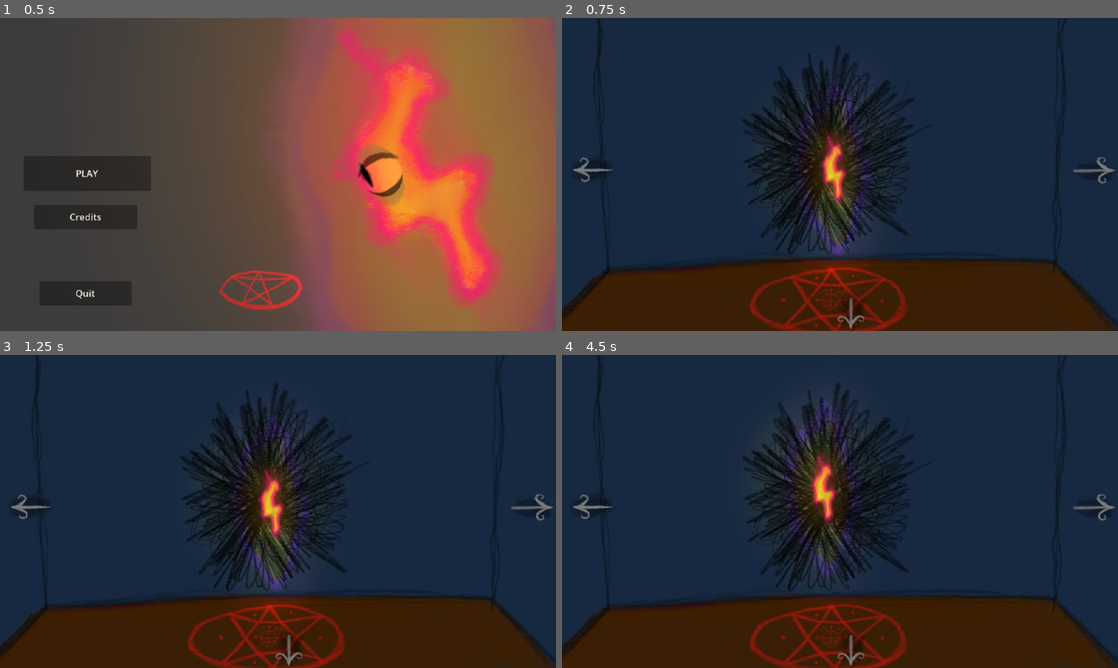
Above: before the commit, frames 1-4 (two rows, left to right).
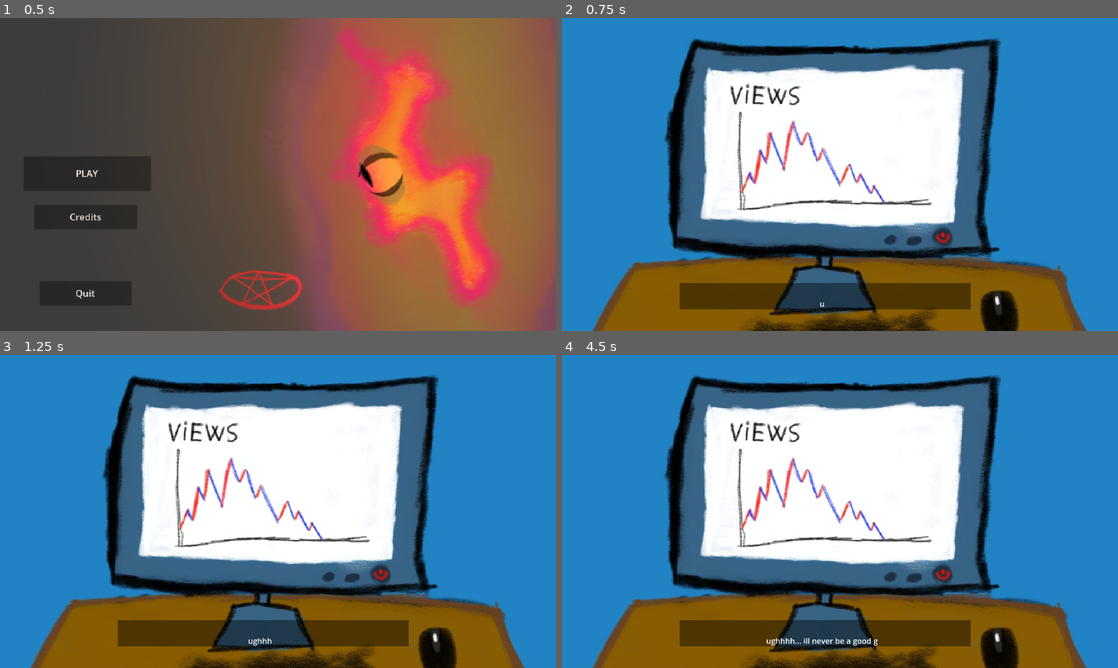
Above: after the commit, the same moments.

Repository: thorfinnking1/killing
Game: Godot game, scene res://scenes/mainMENU.tscn
Two runs of this game, one before a commit and one after it. Both use one fixed random seed, a clock stepped at 60 frames per second and the inputs below.
Inputs (mouse positions are in pixels of both pictures, inside the frame that each line leads up to):
- Up to frame 1 (0.5 s): no input
- Up to frame 2 (0.75 s): click "PLAY" at 0.5 s
- Up to frame 3 (1.25 s): no input
- Up to frame 4 (4.5 s): tap Enter (ui_accept) at 1.25, 1.52, 2.27, 3.77 s; move the mouse to (962, 495) at 1.27 s; hold Right (ui_right) 1.28-2.78 s; tap E (e) every 0.75 s from 1.35 to 4.35 s; move the mouse to (728, 527) at 2.02 s; move the mouse to (895, 442) at 2.77 s; hold Left (ui_left) 2.78-3.53 s; move the mouse to (812, 574) at 3.52 s; hold Right (ui_right) from 3.53 s (still down); move the mouse to (1006, 558) at 4.27 s

Frame 1 is identical in both runs. In frame 2, 95% of the frame differs, in the area x 0-100%, y 0-100%; in frame 3, 95%; in frame 4, 95%.

Commit message:
grrgrGR

Diff:
--- /dev/null
+++ b/be$r-game-idea/scenes/cutscene.tscn
@@ -0,0 +1,761 @@
+[gd_scene load_steps=17 format=3 uid="uid://dknk3i7shmbeq"]
+
+[ext_resource type="Script" uid="uid://b15x6708m5a7f" path="res://scripts/movescenebypress.gd" id="1_75brc"]
+[ext_resource type="Texture2D" uid="uid://emye0rhiyhig" path="res://sprites/back.jpg" id="1_d18fx"]
+[ext_resource type="Texture2D" uid="uid://i5kgj3lakod6" path="res://sprites/lightbulbbreak.jpg" id="1_fs8wb"]
+[ext_resource type="Texture2D" uid="uid://0gx1wixg6uov" path="res://sprites/light.png" id="2_bb0yx"]
+[ext_resource type="Texture2D" uid="uid://d28tmjmowudn4" path="res://sprites/knife.png" id="3_3ptll"]
+[ext_resource type="Texture2D" uid="uid://di3qh6qj357em" path="res://sprites/port2.png" id="3_75brc"]
+[ext_resource type="Texture2D" uid="uid://dmnsqkbnaivci" path="res://sprites/hhhhhand.png" id="4_d18fx"]
+[ext_resource type="Texture2D" uid="uid://vnms2a8rltb3" path="res://sprites/port1.png" id="4_v50sc"]
+[ext_resource type="Texture2D" uid="uid://c8t4d6mm8sgtr" path="res://sprites/viewscountbad.jpg" id="5_75brc"]
+
+[sub_resource type="LabelSettings" id="LabelSettings_v50sc"]
+font_size = 64
+
+[sub_resource type="Animation" id="Animation_v50sc"]
+resource_name = "new_animation"
+length = 18.0
+step = 0.0333
+tracks/0/type = "value"
+tracks/0/imported = false
+tracks/0/enabled = true
+tracks/0/path = NodePath("frame1:visible")
+tracks/0/interp = 1
+tracks/0/loop_wrap = true
+tracks/0/keys = {
+"times": PackedFloat32Array(0, 6.16667),
+"transitions": PackedFloat32Array(1, 1),
+"update": 1,
+"values": [true, false]
+}
+tracks/1/type = "value"
+tracks/1/imported = false
+tracks/1/enabled = true
+tracks/1/path = NodePath("frame1/ColorRect/Label:visible_ratio")
+tracks/1/interp = 1
+tracks/1/loop_wrap = true
+tracks/1/keys = {
+"times": PackedFloat32Array(0, 2.93333, 3.1, 3.16667, 3.73333, 4, 4.8, 5.13333, 5.7),
+"transitions": PackedFloat32Array(1, 1, 1, 1, 1, 1, 1, 1, 1),
+"update": 0,
+"values": [0.0, 1.0, 1.0, 0.0, 0.27, 0.27, 0.708, 0.708, 1.0]
+}
+tracks/2/type = "value"
+tracks/2/imported = false
+tracks/2/enabled = true
+tracks/2/path = NodePath("frame1/ColorRect/Label:text")
+tracks/2/interp = 1
+tracks/2/loop_wrap = true
+tracks/2/keys = {
+"times": PackedFloat32Array(0, 3.16667),
+"transitions": PackedFloat32Array(1, 1),
+"update": 1,
+"values": ["ughhhh... ill never be a good game dev...but...", "i could do something,its not the most ethical thing but...may be my only chance
+"]
+}
+tracks/3/type = "value"
+tracks/3/imported = false
+tracks/3/enabled = true
+tracks/3/path = NodePath("frame2/Hhhhhand:rotation")
+tracks/3/interp = 2
+tracks/3/loop_wrap = true
+tracks/3/keys = {
+"times": PackedFloat32Array(6.16667, 6.83333),
+"transitions": PackedFloat32Array(1, 1),
+"update": 0,
+"values": [-1.64222, 1.26855]
+}
+tracks/4/type = "value"
+tracks/4/imported = false
+tracks/4/enabled = true
+tracks/4/path = NodePath("frame2/Knife:position")
+tracks/4/interp = 1
+tracks/4/loop_wrap = true
+tracks/4/keys = {
+"times": PackedFloat32Array(6.16667, 6.46667, 6.5, 6.53333, 6.66667, 6.83333),
+"transitions": PackedFloat32Array(1, 1, 1, 1, 1, 1),
+"update": 0,
+"values": [Vector2(664, 310), Vector2(664, 310), Vector2(664, 310), Vector2(664, 310), Vector2(1030, 681), Vector2(1032, 1063)]
+}
+tracks/5/type = "value"
+tracks/5/imported = false
+tracks/5/enabled = true
+tracks/5/path = NodePath("frame2/Knife:rotation")
+tracks/5/interp = 2
+tracks/5/loop_wrap = true
+tracks/5/keys = {
+"times": PackedFloat32Array(6.16667, 6.46667, 6.5, 6.53333, 6.66667, 6.83333),
+"transitions": PackedFloat32Array(1, 1, 1, 1, 1, 1),
+"update": 0,
+"values": [1.51425, 1.51425, 1.51425, 1.51425, 2.34069, 2.73906]
+}
+tracks/6/type = "value"
+tracks/6/imported = false
+tracks/6/enabled = true
+tracks/6/path = NodePath("frame2:visible")
+tracks/6/interp = 1
+tracks/6/loop_wrap = true
+tracks/6/keys = {
+"times": PackedFloat32Array(6.13333, 7.06667),
+"transitions": PackedFloat32Array(1, 1),
+"update": 1,
+"values": [true, false]
+}
+tracks/7/type = "value"
+tracks/7/imported = false
+tracks/7/enabled = true
+tracks/7/path = NodePath("frame3:visible")
+tracks/7/interp = 1
+tracks/7/loop_wrap = true
+tracks/7/keys = {
+"times": PackedFloat32Array(7.06667, 8.5),
+"transitions": PackedFloat32Array(1, 1),
+"update": 1,
+"values": [true, false]
+}
+tracks/8/type = "value"
+tracks/8/imported = false
+tracks/8/enabled = true
+tracks/8/path = NodePath("frame3/PointLight2D:energy")
+tracks/8/interp = 1
+tracks/8/loop_wrap = true
+tracks/8/keys = {
+"times": PackedFloat32Array(7.03333, 7.06667, 8.5),
+"transitions": PackedFloat32Array(1, 1, 1),
+"update": 0,
+"values": [0.0, 20.0, 0.0]
+}
+tracks/9/type = "value"
+tracks/9/imported = false
+tracks/9/enabled = true
+tracks/9/path = NodePath("frame3/ColorRect2/Label:visible_ratio")
+tracks/9/interp = 1
+tracks/9/loop_wrap = true
+tracks/9/keys = {
+"times": PackedFloat32Array(7.03333, 7.8, 8, 8.26667),
+"transitions": PackedFloat32Array(1, 1, 1, 1),
+"update": 0,
+"values": [0.0, 0.621621, 0.621621, 1.0]
+}
+tracks/10/type = "value"
+tracks/10/imported = false
+tracks/10/enabled = true
+tracks/10/path = NodePath("frame4:visible")
+tracks/10/interp = 1
+tracks/10/loop_wrap = true
+tracks/10/keys = {
+"times": PackedFloat32Array(8.5, 17.5),
+"transitions": PackedFloat32Array(1, 1),
+"update": 1,
+"values": [true, false]
+}
+tracks/11/type = "value"
+tracks/11/imported = false
+tracks/11/enabled = true
+tracks/11/path = NodePath("frame4/PointLight2D:texture_scale")
+tracks/11/interp = 2
+tracks/11/loop_wrap = true
+tracks/11/keys = {
+"times": PackedFloat32Array(8.5, 10.4667, 11.6),
+"transitions": PackedFloat32Array(1, 1, 1),
+"update": 0,
+"values": [0.2, 2.0, 1.0]
+}
+tracks/12/type = "value"
+tracks/12/imported = false
+tracks/12/enabled = true
+tracks/12/path = NodePath("frame4/ColorRect2/Label:visible_ratio")
+tracks/12/interp = 1
+tracks/12/loop_wrap = true
+tracks/12/keys = {
+"times": PackedFloat32Array(8.5, 9.2, 9.56667, 10.5667, 10.6, 11.6333, 13.5333, 14.652, 14.6667, 16.6667, 17, 17.0333, 17.4667),
+"transitions": PackedFloat32Array(1, 1, 1, 1, 1, 1, 1, 1, 1, 1, 1, 1, 1),
+"update": 0,
+"values": [0.0, 0.0, 1.0, 1.0, 0.0, 0.0, 1.0, 1.0, 0.0, 1.0, 1.0, 0.0, 1.0]
+}
+tracks/13/type = "value"
+tracks/13/imported = false
+tracks/13/enabled = true
+tracks/13/path = NodePath("frame4/PointLight2D:energy")
+tracks/13/interp = 2
+tracks/13/loop_wrap = true
+tracks/13/keys = {
+"times": PackedFloat32Array(8.5, 9.5, 10.7667, 11.6),
+"transitions": PackedFloat32Array(1, 1, 1, 1),
+"update": 0,
+"values": [0.0, 12.05, 12.05, 0.0]
+}
+tracks/14/type = "value"
+tracks/14/imported = false
+tracks/14/enabled = true
+tracks/14/path = NodePath("frame4/ColorRect:color")
+tracks/14/interp = 2
+tracks/14/loop_wrap = true
+tracks/14/keys = {
+"times": PackedFloat32Array(8.5, 10.1333, 11.0667),
+"transitions": PackedFloat32Array(1, 1, 1),
+"update": 0,
+"values": [Color(0.0901961, 0.160784, 0.254902, 1), Color(0.0901961, 0.160784, 0.254902, 1), Color(0.0901961, 0.160784, 0.254902, 0)]
+}
+tracks/15/type = "value"
+tracks/15/imported = false
+tracks/15/enabled = true
+tracks/15/path = NodePath("frame4/PointLight2D2:energy")
+tracks/15/interp = 1
+tracks/15/loop_wrap = true
+tracks/15/keys = {
+"times": PackedFloat32Array(8.5, 10.1667, 11.0667),
+"transitions": PackedFloat32Array(1, 1, 1),
+"update": 0,
+"values": [0.0, 0.0, 5.0]
+}
+tracks/16/type = "value"
+tracks/16/imported = false
+tracks/16/enabled = true
+tracks/16/path = NodePath("frame4/ColorRect2/Label:text")
+tracks/16/interp = 1
+tracks/16/loop_wrap = true
+tracks/16/keys = {
+"times": PackedFloat32Array(9.16667, 11.6333, 14.6667, 17.0333),
+"transitions": PackedFloat32Array(1, 1, 1, 1),
+"update": 1,
+"values": ["What?", "~the light...no...the portal...its weak...it needs sacrifices~", "~the vision of a praised animal could do...~", "ON IT"]
+}
+tracks/17/type = "value"
+tracks/17/imported = false
+tracks/17/enabled = true
+tracks/17/path = NodePath("frame5/Button:disabled")
+tracks/17/interp = 1
+tracks/17/loop_wrap = true
+tracks/17/keys = {
+"times": PackedFloat32Array(11.8667, 17.5),
+"transitions": PackedFloat32Array(1, 1),
+"update": 1,
+"values": [true, false]
+}
+
+[sub_resource type="Animation" id="Animation_wxq4c"]
+length = 0.001
+tracks/0/type = "value"
+tracks/0/imported = false
+tracks/0/enabled = true
+tracks/0/path = NodePath("frame1:visible")
+tracks/0/interp = 1
+tracks/0/loop_wrap = true
+tracks/0/keys = {
+"times": PackedFloat32Array(0),
+"transitions": PackedFloat32Array(1),
+"update": 1,
+"values": [true]
+}
+tracks/1/type = "value"
+tracks/1/imported = false
+tracks/1/enabled = true
+tracks/1/path = NodePath("frame1/ColorRect/Label:visible_ratio")
+tracks/1/interp = 1
+tracks/1/loop_wrap = true
+tracks/1/keys = {
+"times": PackedFloat32Array(0),
+"transitions": PackedFloat32Array(1),
+"update": 0,
+"values": [0.0]
+}
+tracks/2/type = "value"
+tracks/2/imported = false
+tracks/2/enabled = true
+tracks/2/path = NodePath("frame1/ColorRect/Label:text")
+tracks/2/interp = 1
+tracks/2/loop_wrap = true
+tracks/2/keys = {
+"times": PackedFloat32Array(0),
+"transitions": PackedFloat32Array(1),
+"update": 1,
+"values": ["ughhhh... ill never be a good game dev...but..."]
+}
+tracks/3/type = "value"
+tracks/3/imported = false
+tracks/3/enabled = true
+tracks/3/path = NodePath("frame2/Hhhhhand:rotation")
+tracks/3/interp = 1
+tracks/3/loop_wrap = true
+tracks/3/keys = {
+"times": PackedFloat32Array(0),
+"transitions": PackedFloat32Array(1),
+"update": 0,
+"values": [-1.64222]
+}
+tracks/4/type = "value"
+tracks/4/imported = false
+tracks/4/enabled = true
+tracks/4/path = NodePath("frame2/Knife:position")
+tracks/4/interp = 1
+tracks/4/loop_wrap = true
+tracks/4/keys = {
+"times": PackedFloat32Array(0),
+"transitions": PackedFloat32Array(1),
+"update": 0,
+"values": [Vector2(664, 310)]
+}
+tracks/5/type = "value"
+tracks/5/imported = false
+tracks/5/enabled = true
+tracks/5/path = NodePath("frame2/Knife:rotation")
+tracks/5/interp = 1
+tracks/5/loop_wrap = true
+tracks/5/keys = {
+"times": PackedFloat32Array(0),
+"transitions": PackedFloat32Array(1),
+"update": 0,
+"values": [1.51425]
+}
+tracks/6/type = "value"
+tracks/6/imported = false
+tracks/6/enabled = true
+tracks/6/path = NodePath("frame2:visible")
+tracks/6/interp = 1
+tracks/6/loop_wrap = true
+tracks/6/keys = {
+"times": PackedFloat32Array(0),
+"transitions": PackedFloat32Array(1),
+"update": 1,
+"values": [true]
+}
+tracks/7/type = "value"
+tracks/7/imported = false
+tracks/7/enabled = true
+tracks/7/path = NodePath("frame3:visible")
+tracks/7/interp = 1
+tracks/7/loop_wrap = true
+tracks/7/keys = {
+"times": PackedFloat32Array(0),
+"transitions": PackedFloat32Array(1),
+"update": 1,
+"values": [true]
+}
+tracks/8/type = "value"
+tracks/8/imported = false
+tracks/8/enabled = true
+tracks/8/path = NodePath("frame3/PointLight2D:energy")
+tracks/8/interp = 1
+tracks/8/loop_wrap = true
+tracks/8/keys = {
+"times": PackedFloat32Array(0),
+"transitions": PackedFloat32Array(1),
+"update": 0,
+"values": [0.0]
+}
+tracks/9/type = "value"
+tracks/9/imported = false
+tracks/9/enabled = true
+tracks/9/path = NodePath("frame3/ColorRect2/Label:visible_ratio")
+tracks/9/interp = 1
+tracks/9/loop_wrap = true
+tracks/9/keys = {
+"times": PackedFloat32Array(0),
+"transitions": PackedFloat32Array(1),
+"update": 0,
+"values": [0.0]
+}
+tracks/10/type = "value"
+tracks/10/imported = false
+tracks/10/enabled = true
+tracks/10/path = NodePath("frame4:visible")
+tracks/10/interp = 1
+tracks/10/loop_wrap = true
+tracks/10/keys = {
+"times": PackedFloat32Array(0),
+"transitions": PackedFloat32Array(1),
+"update": 1,
+"values": [true]
+}
+tracks/11/type = "value"
+tracks/11/imported = false
+tracks/11/enabled = true
+tracks/11/path = NodePath("frame4/PointLight2D:texture_scale")
+tracks/11/interp = 1
+tracks/11/loop_wrap = true
+tracks/11/keys = {
+"times": PackedFloat32Array(0),
+"transitions": PackedFloat32Array(1),
+"update": 0,
+"values": [0.2]
+}
+tracks/12/type = "value"
+tracks/12/imported = false
+tracks/12/enabled = true
+tracks/12/path = NodePath("frame4/ColorRect2/Label:visible_ratio")
+tracks/12/interp = 1
+tracks/12/loop_wrap = true
+tracks/12/keys = {
+"times": PackedFloat32Array(0),
+"transitions": PackedFloat32Array(1),
+"update": 0,
+"values": [0.0]
+}
+tracks/13/type = "value"
+tracks/13/imported = false
+tracks/13/enabled = true
+tracks/13/path = NodePath("frame4/PointLight2D:energy")
+tracks/13/interp = 1
+tracks/13/loop_wrap = true
+tracks/13/keys = {
+"times": PackedFloat32Array(0),
+"transitions": PackedFloat32Array(1),
+"update": 0,
+"values": [12.05]
+}
+tracks/14/type = "value"
+tracks/14/imported = false
+tracks/14/enabled = true
+tracks/14/path = NodePath("frame4/ColorRect:color")
+tracks/14/interp = 1
+tracks/14/loop_wrap = true
+tracks/14/keys = {
+"times": PackedFloat32Array(0),
+"transitions": PackedFloat32Array(1),
+"update": 0,
+"values": [Color(0.0901961, 0.160784, 0.254902, 1)]
+}
+tracks/15/type = "value"
+tracks/15/imported = false
+tracks/15/enabled = true
+tracks/15/path = NodePath("frame4/PointLight2D2:energy")
+tracks/15/interp = 1
+tracks/15/loop_wrap = true
+tracks/15/keys = {
+"times": PackedFloat32Array(0),
+"transitions": PackedFloat32Array(1),
+"update": 0,
+"values": [0.0]
+}
+tracks/16/type = "value"
+tracks/16/imported = false
+tracks/16/enabled = true
+tracks/16/path = NodePath("frame4/ColorRect2/Label:text")
+tracks/16/interp = 1
+tracks/16/loop_wrap = true
+tracks/16/keys = {
+"times": PackedFloat32Array(0),
+"transitions": PackedFloat32Array(1),
+"update": 1,
+"values": ["What?"]
+}
+tracks/17/type = "value"
+tracks/17/imported = false
+tracks/17/enabled = true
+tracks/17/path = NodePath("frame5/Button:disabled")
+tracks/17/interp = 1
+tracks/17/loop_wrap = true
+tracks/17/keys = {
+"times": PackedFloat32Array(0),
+"transitions": PackedFloat32Array(1),
+"update": 1,
+"values": [true]
+}
+
+[sub_resource type="AnimationLibrary" id="AnimationLibrary_q01xw"]
+_data = {
+&"RESET": SubResource("Animation_wxq4c"),
+&"new_animation": SubResource("Animation_v50sc")
+}
+
+[sub_resource type="Animation" id="Animation_75brc"]
+resource_name = "bob"
+loop_mode = 1
+tracks/0/type = "value"
+tracks/0/imported = false
+tracks/0/enabled = true
+tracks/0/path = NodePath("frame4/PointLight2D2:position")
+tracks/0/interp = 2
+tracks/0/loop_wrap = true
+tracks/0/keys = {
+"times": PackedFloat32Array(0, 0.4, 0.766667),
+"transitions": PackedFloat32Array(1, 1, 1),
+"update": 0,
+"values": [Vector2(591, 378), Vector2(623.627, 368.627), Vector2(576.627, 335.627)]
+}
+tracks/1/type = "value"
+tracks/1/imported = false
+tracks/1/enabled = true
+tracks/1/path = NodePath("frame4/Port1:position")
+tracks/1/interp = 2
+tracks/1/loop_wrap = true
+tracks/1/keys = {
+"times": PackedFloat32Array(0, 0.4, 0.766667),
+"transitions": PackedFloat32Array(1, 1, 1),
+"update": 0,
+"values": [Vector2(582, 356), Vector2(614.627, 346.627), Vector2(567.627, 313.627)]
+}
+tracks/2/type = "value"
+tracks/2/imported = false
+tracks/2/enabled = true
+tracks/2/path = NodePath("frame5/Label2:position")
+tracks/2/interp = 1
+tracks/2/loop_wrap = true
+tracks/2/keys = {
+"times": PackedFloat32Array(0, 0.433333, 0.733333),
+"transitions": PackedFloat32Array(1, 1, 1),
+"update": 0,
+"values": [Vector2(197, 264), Vector2(204, 240), Vector2(160, 213)]
+}
+
+[sub_resource type="Animation" id="Animation_q01xw"]
+length = 0.001
+tracks/0/type = "value"
+tracks/0/imported = false
+tracks/0/enabled = true
+tracks/0/path = NodePath("frame4/PointLight2D2:position")
+tracks/0/interp = 1
+tracks/0/loop_wrap = true
+tracks/0/keys = {
+"times": PackedFloat32Array(0),
+"transitions": PackedFloat32Array(1),
+"update": 0,
+"values": [Vector2(591, 378)]
+}
+tracks/1/type = "value"
+tracks/1/imported = false
+tracks/1/enabled = true
+tracks/1/path = NodePath("frame4/Port1:position")
+tracks/1/interp = 1
+tracks/1/loop_wrap = true
+tracks/1/keys = {
+"times": PackedFloat32Array(0),
+"transitions": PackedFloat32Array(1),
+"update": 0,
+"values": [Vector2(582, 356)]
+}
+tracks/2/type = "value"
+tracks/2/imported = false
+tracks/2/enabled = true
+tracks/2/path = NodePath("frame5/Label2:position")
+tracks/2/interp = 1
+tracks/2/loop_wrap = true
+tracks/2/keys = {
+"times": PackedFloat32Array(0),
+"transitions": PackedFloat32Array(1),
+"update": 0,
+"values": [Vector2(197, 264)]
+}
+
+[sub_resource type="AnimationLibrary" id="AnimationLibrary_ury3t"]
+_data = {
+&"RESET": SubResource("Animation_q01xw"),
+&"bob": SubResource("Animation_75brc")
+}
+
+[node name="startcutscene" type="Node2D"]
+
+[node name="frame5" type="Node2D" parent="."]
+
+[node name="ColorRect" type="ColorRect" parent="frame5"]
+offset_right = 1238.0
+offset_bottom = 688.0
+color = Color(0.103744, 0.103744, 0.103744, 1)
+
+[node name="Label2" type="Label" parent="frame5"]
+anchors_preset = 15
+anchor_right = 1.0
+anchor_bottom = 1.0
+offset_left = 190.288
+offset_top = 231.586
+offset_right = 969.288
+offset_bottom = 410.586
+grow_horizontal = 2
+grow_vertical = 2
+text = "Are you ready to sacrifice?"
+label_settings = SubResource("LabelSettings_v50sc")
+horizontal_alignment = 1
+vertical_alignment = 1
+autowrap_mode = 2
+
+[node name="ColorRect3" type="ColorRect" parent="frame5"]
+offset_left = 168.0
+offset_top = 550.0
+offset_right = 771.0
+offset_bottom = 604.0
+scale = Vector2(1.36022, 1.38695)
+color = Color(0, 0, 0, 0.760784)
+
+[node name="Label" type="Label" parent="frame5/ColorRect3"]
+layout_mode = 1
+anchors_preset = 15
+anchor_right = 1.0
+anchor_bottom = 1.0
+offset_top = -11.0
+offset_bottom = 10.0
+grow_horizontal = 2
+grow_vertical = 2
+text = "ON IT"
+horizontal_alignment = 1
+vertical_alignment = 1
+autowrap_mode = 2
+
+[node name="Button" type="Button" parent="frame5"]
+modulate = Color(1, 1, 1, 0)
+offset_right = 1160.0
+offset_bottom = 651.0
+disabled = true
+script = ExtResource("1_75brc")
+suckmy = "uid://hfmwpr7xkco2"
+
+[node name="frame4" type="Node2D" parent="."]
+
+[node name="Back" type="Sprite2D" parent="frame4"]
+position = Vector2(601.75, 357)
+scale = Vector2(1.50052, 1.32187)
+texture = ExtResource("1_d18fx")
+
+[node name="PointLight2D" type="PointLight2D" parent="frame4"]
+position = Vector2(587, 306)
+rotation = -2.34139
+energy = 12.05
+texture = ExtResource("2_bb0yx")
+texture_scale = 0.2
+
+[node name="PointLight2D2" type="PointLight2D" parent="frame4"]
+position = Vector2(591, 378)
+rotation = -6.23575
+energy = 0.0
+texture = ExtResource("3_75brc")
+texture_scale = 2.0
+
+[node name="Port1" type="Sprite2D" parent="frame4"]
+position = Vector2(582, 356)
+texture = ExtResource("4_v50sc")
+
+[node name="ColorRect" type="ColorRect" parent="frame4"]
+offset_left = 327.0
+offset_top = -3.0
+offset_right = 809.0
+offset_bottom = 569.0
+color = Color(0.0901961, 0.160784, 0.254902, 1)
+
+[node name="ColorRect2" type="ColorRect" parent="frame4"]
+offset_left = 168.0
+offset_top = 550.0
+offset_right = 771.0
+offset_bottom = 604.0
+scale = Vector2(1.36022, 1.38695)
+color = Color(0, 0, 0, 0.427451)
+
+[node name="Label" type="Label" parent="frame4/ColorRect2"]
+layout_mode = 1
+anchors_preset = 15
+anchor_right = 1.0
+anchor_bottom = 1.0
+offset_top = -11.0
+offset_bottom = 10.0
+grow_horizontal = 2
+grow_vertical = 2
+text = "What?"
+horizontal_alignment = 1
+vertical_alignment = 1
+autowrap_mode = 2
+visible_characters = 0
+visible_ratio = 0.0
+
+[node name="frame3" type="Node2D" parent="."]
+
+[node name="Lightbulbbreak" type="Sprite2D" parent="frame3"]
+position = Vector2(572, 357)
+scale = Vector2(1.182, 1.16308)
+texture = ExtResource("1_fs8wb")
+
+[node name="PointLight2D" type="PointLight2D" parent="frame3"]
+position = Vector2(587, 306)
+rotation = -2.34139
+energy = 0.0
+texture = ExtResource("2_bb0yx")
+texture_scale = 1.5
+
+[node name="ColorRect2" type="ColorRect" parent="frame3"]
+offset_left = 162.0
+offset_top = 511.0
+offset_right = 765.0
+offset_bottom = 565.0
+scale = Vector2(1.36022, 1.38695)
+color = Color(0, 0, 0, 0.427451)
+
+[node name="Label" type="Label" parent="frame3/ColorRect2"]
+layout_mode = 1
+anchors_preset = 15
+anchor_right = 1.0
+anchor_bottom = 1.0
+offset_top = -11.0
+offset_bottom = 10.0
+grow_horizontal = 2
+grow_vertical = 2
+text = "PLEASE work...work..."
+horizontal_alignment = 1
+vertical_alignment = 1
+autowrap_mode = 2
+visible_characters = 0
+visible_ratio = 0.0
+
+[node name="frame2" type="Node2D" parent="."]
+
+[node name="ColorRect2" type="ColorRect" parent="frame2"]
+offset_right = 1229.0
+offset_bottom = 712.0
+color = Color(0.564493, 0.321394, 0.15612, 1)
+
+[node name="Knife" type="Sprite2D" parent="frame2"]
+position = Vector2(664, 310)
+rotation = 1.51425
+scale = Vector2(0.792152, 0.760773)
+texture = ExtResource("3_3ptll")
+
+[node name="Hhhhhand" type="Sprite2D" parent="frame2"]
+position = Vector2(354, 928)
+rotation = -1.64222
+scale = Vector2(1, 1)
+texture = ExtResource("4_d18fx")
+offset = Vector2(120, -450)
+
+[node name="frame1" type="Node2D" parent="."]
+
+[node name="Viewscountbad" type="Sprite2D" parent="frame1"]
+position = Vector2(577.5, 360.5)
+scale = Vector2(1.171, 1.11231)
+texture = ExtResource("5_75brc")
+
+[node name="ColorRect" type="ColorRect" parent="frame1"]
+offset_left = 244.0
+offset_top = 549.0
+offset_right = 847.0
+offset_bottom = 603.0
+color = Color(0, 0, 0, 0.427451)
+
+[node name="Label" type="Label" parent="frame1/ColorRect"]
+layout_mode = 1
+anchors_preset = 15
+anchor_right = 1.0
+anchor_bottom = 1.0
+offset_left = -6.0
+offset_top = 5.0
+offset_right = -6.0
+offset_bottom = 26.0
+grow_horizontal = 2
+grow_vertical = 2
+text = "ughhhh... ill never be a good game dev...but..."
+horizontal_alignment = 1
+vertical_alignment = 1
+autowrap_mode = 2
+visible_characters = 0
+visible_ratio = 0.0
+
+[node name="AnimationPlayer" type="AnimationPlayer" parent="."]
+libraries = {
+&"": SubResource("AnimationLibrary_q01xw")
+}
+autoplay = "new_animation"
+speed_scale = 0.5
+
+[node name="AnimationPlayer2" type="AnimationPlayer" parent="."]
+libraries = {
+&"": SubResource("AnimationLibrary_ury3t")
+}
+autoplay = "bob"
+speed_scale = 0.4
--- a/be$r-game-idea/scenes/mainMENU.tscn
+++ b/be$r-game-idea/scenes/mainMENU.tscn
@@ -655,9 +655,9 @@
 speed_scale = 0.35
 
 [node name="MeshInstance2D2" type="MeshInstance2D" parent="."]
-position = Vector2(897.348, 389.1)
-rotation = 1.69259
-scale = Vector2(3.99979, 3.99977)
+position = Vector2(892.071, 397.325)
+rotation = 1.70927
+scale = Vector2(3.99986, 3.99985)
 mesh = SubResource("SphereMesh_r4heh")
 
 [node name="Skeleton2D" type="Skeleton2D" parent="."]
@@ -857,7 +857,7 @@
 scale = Vector2(1.2, 1.2)
 text = "PLAY"
 script = ExtResource("13_wmui7")
-suckmy = "uid://hfmwpr7xkco2"
+suckmy = "uid://dknk3i7shmbeq"
 
 [node name="Button2" type="Button" parent="."]
 layout_mode = 0
Binary file added: be$r-game-idea/sprites/hhhhhand.png
Not shown, added: be$r-game-idea/sprites/hhhhhand.png.import
Binary file added: be$r-game-idea/sprites/kitchenstuff.png
Not shown, added: be$r-game-idea/sprites/kitchenstuff.png.import
Binary file added: be$r-game-idea/sprites/light.png
Not shown, added: be$r-game-idea/sprites/light.png.import
Binary file added: be$r-game-idea/sprites/lightbulbbreak.jpg
Not shown, added: be$r-game-idea/sprites/lightbulbbreak.jpg.import
Binary file added: be$r-game-idea/sprites/viewscountbad.jpg
Not shown, added: be$r-game-idea/sprites/viewscountbad.jpg.import
